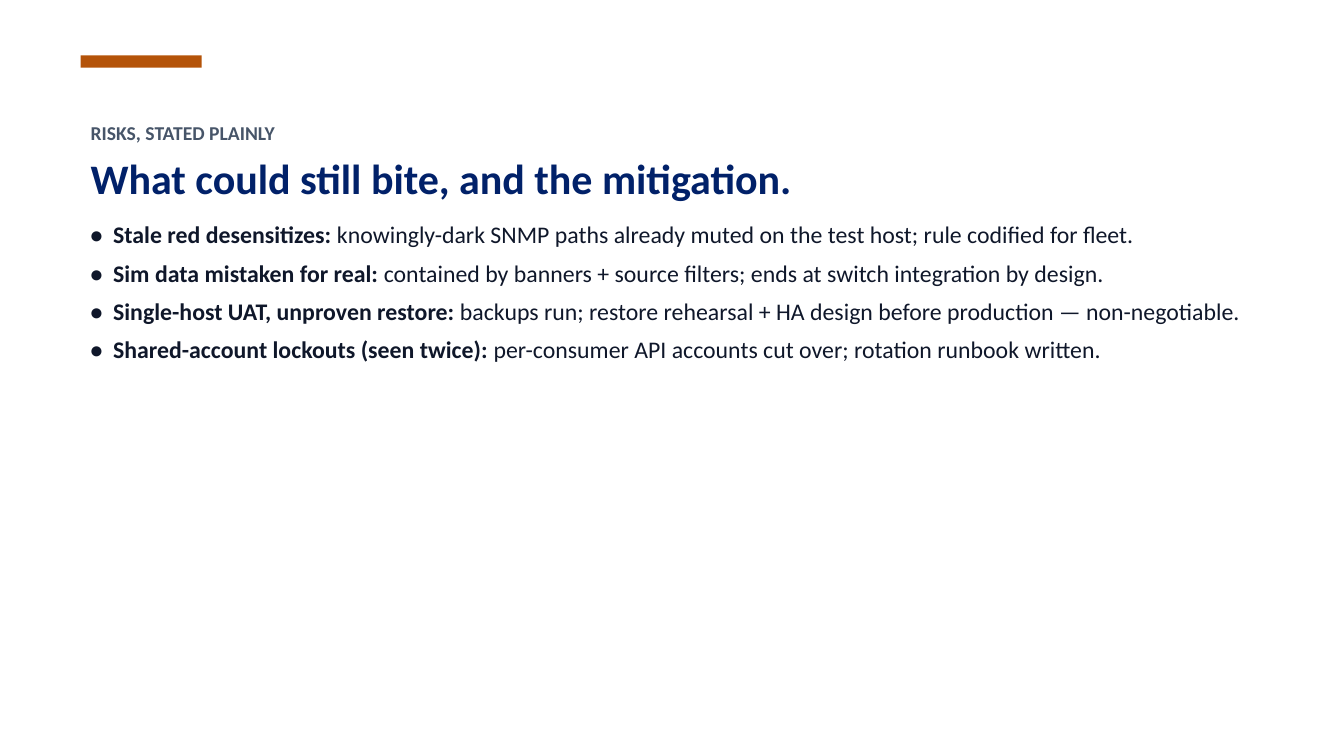
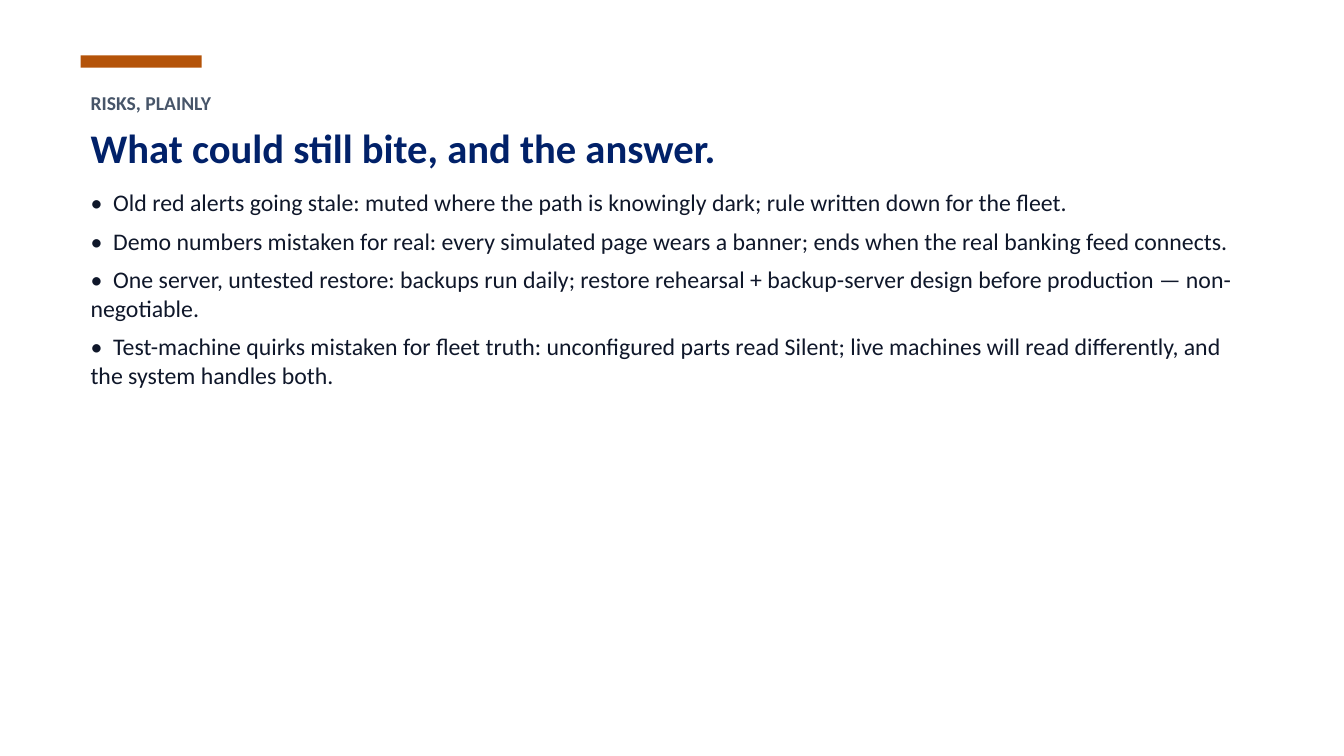
Before and after one commit to teddyhabtamu/Dashen-Bank-ATM-monitoring-system, a slide deck: slide 10 of docs/ATM_Monitoring_Status_2026-10-13.pptx (slide 9 before the commit). Drawn at 1344x756 pixels with LibreOffice and Linux fonts; fonts in the diff are those of the drawing. Boxes give left, top, right and bottom in pixels: in the first picture for what was removed or moved away, otherwise in the second. Text is boxed around its words. In the diff, an @@ line names an element or a change of style, - is before the commit and + after.

Commit message:
Status deck v2: plain language + WMI-vs-BRD + full DeviceStatus legend

```diff
--- a/docs/ATM_Monitoring_Status_2026-10-13.pptx
+++ b/docs/ATM_Monitoring_Status_2026-10-13.pptx
@@ text at [91,97,1231,388]: text changed @@
-RISKS, STATED PLAINLY
-What could still bite, and the mitigation.
-• Stale red desensitizes: knowingly-dark SNMP paths already muted on the test host; rule codified for fleet.
-• Sim data mistaken for real: contained by banners + source filters; ends at switch integration by design.
-• Single-host UAT, unproven restore: backups run; restore rehearsal + HA design before production — non-negotiable.
-• Shared-account lockouts (seen twice): per-consumer API accounts cut over; rotation runbook written.
+RISKS, PLAINLY
+What could still bite, and the answer.
+• Old red alerts going stale: muted where the path is knowingly dark; rule written down for the fleet.
+• Demo numbers mistaken for real: every simulated page wears a banner; ends when the real banking feed connects.
+• One server, untested restore: backups run daily; restore rehearsal + backup-server design before production — non-negotiable.
+• Test-machine quirks mistaken for fleet truth: unconfigured parts read Silent; live machines will read differently, and the system handles both.
```
Also in this commit, not shown: 7 other slides changed, 4 slides added, 4 slides removed.
